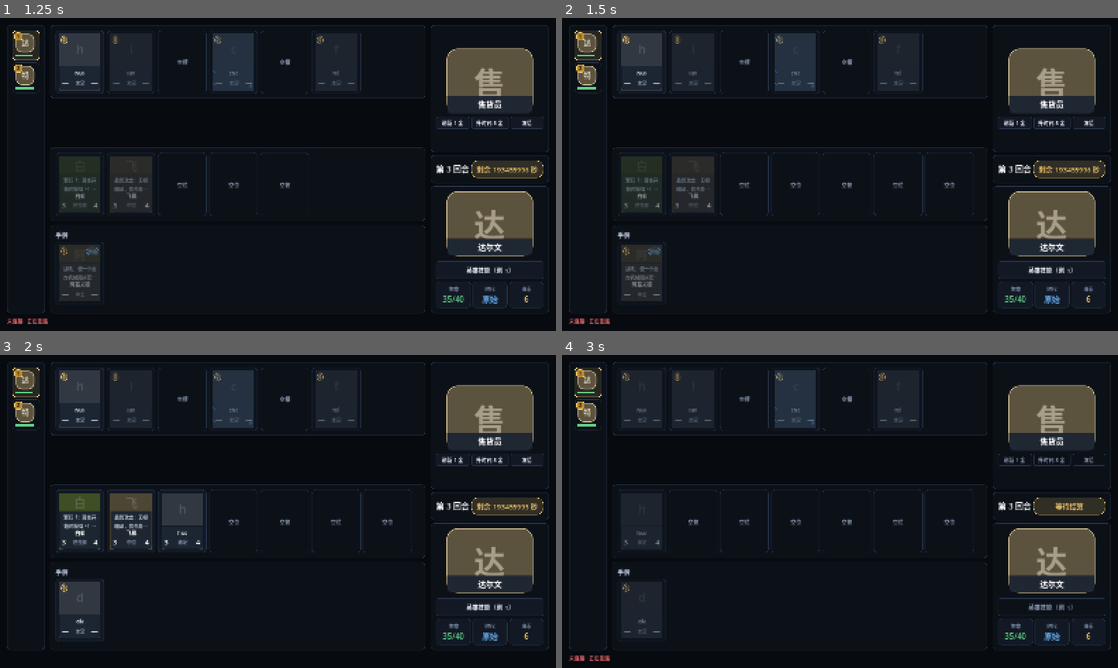
Above: before the commit, frames 1-4 (two rows, left to right).
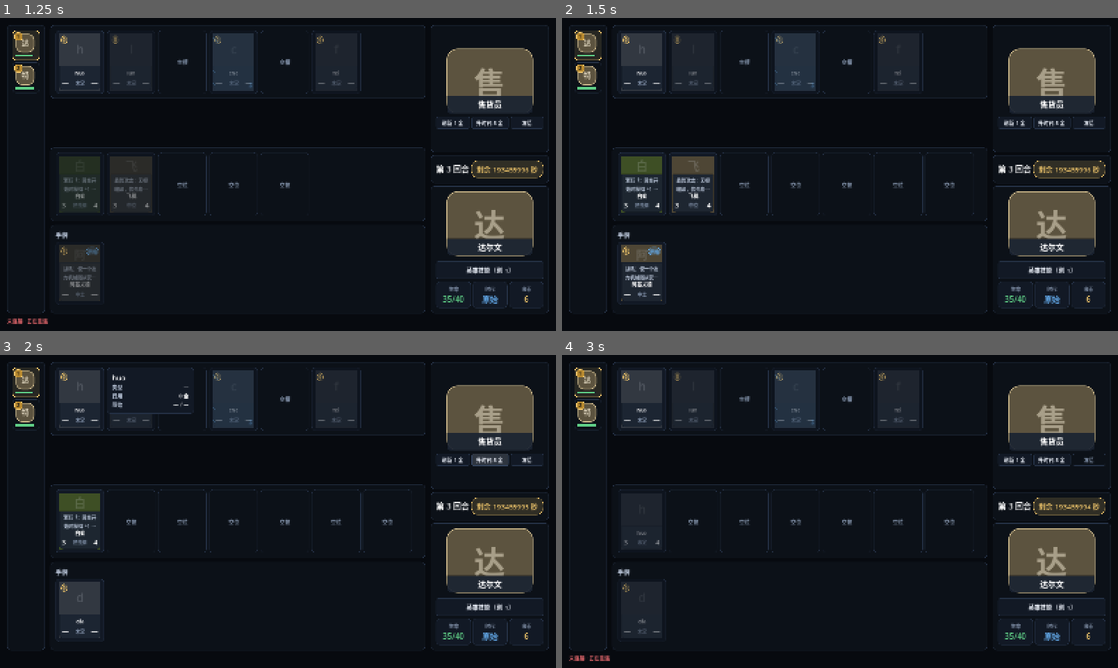
Above: after the commit, the same moments.

Repository: gaoddy/civilization
Game: Godot game, scene res://tests/ui_smoke.tscn
Same seed, same stepped clock (60 frames per second), same inputs: the game is played once before the commit and once after it. This scene is started directly instead of the project's main scene.
Inputs (mouse positions are in pixels of both pictures, inside the frame that each line leads up to):
- Up to frame 1 (1.25 s): click "刷新 1 金" at 0.5 s
- Up to frame 2 (1.5 s): click "升时代 5 金" at 1.25 s
- Up to frame 3 (2 s): no input
- Up to frame 4 (3 s): click "冻结" at 2 s; tap Enter at 2.75 s; move the mouse to (962, 495) at 2.77 s; click (962, 495) at 2.92 s

Frame 1 is identical in both runs. In frame 2, 2.0% of the frame differs, in the area x 1-28%, y 44-98%; in frame 3, 3.0%, in the area x 19-92%, y 4-63%; in frame 4, 0.5%.

Commit message:
feat(client): 棋盘与战斗卡显示潜行标识
潜行状态（MinionView.stealth / BoardMinion.stealth）此前没有客户端消费。
卡面右上角标行新增「潜」状态胶囊，与金色★分列两端；招募棋盘与战斗
回放共用同一卡面。补无头冒烟用例覆盖有/无潜行两种卡。

Co-Authored-By: Claude Code <noreply@anthropic.com>

Diff:
--- a/client/scenes/game_card_face.gd
+++ b/client/scenes/game_card_face.gd
@@ -12,7 +12,8 @@
 
 ## 统一卡面：封面铺满整卡，左上费用、右上时代，底部信息区依次为介绍（最多
 ## 两行）、居中名称与「攻击 · 类型 · 生命」。`cost_text`/`era_text` 为空时
-## 不渲染角标；`frozen` 为真时盖整卡蒙层、叠冰晶并保留右下「冻」字。
+## 不渲染角标；`stealth` 为真时在角标行右侧追加潜行状态标识；`frozen` 为真时
+## 盖整卡蒙层、叠冰晶并保留右下「冻」字。
 ## 所有子节点忽略鼠标，点击与悬停由外层卡片决定。
 static func face(
     card_id: String,
@@ -23,6 +24,7 @@
     cost_text := "",
     era_text := "",
     frozen := false,
+    stealth := false,
 ) -> Control:
     var entry := CardDB.card(card_id)
     var desc_text := CardDB.display_text(card_id)
@@ -52,15 +54,8 @@
     watermark.mouse_filter = Control.MOUSE_FILTER_IGNORE
     face_node.add_child(watermark)
 
-    if cost_text != "" or era_text != "":
-        _add_corner_badges(face_node, cost_text, era_text, badge_text)
-    elif badge_text != "":
-        var badge := UI.pill_label(badge_text, "accent", "font-caption")
-        badge.name = "CardBadge"
-        badge.set_anchors_preset(Control.PRESET_TOP_LEFT)
-        badge.position = Vector2(UITheme.space("space-xs"), UITheme.space("space-xs"))
-        badge.mouse_filter = Control.MOUSE_FILTER_IGNORE
-        face_node.add_child(badge)
+    if cost_text != "" or era_text != "" or badge_text != "" or stealth:
+        _add_corner_badges(face_node, cost_text, era_text, badge_text, stealth)
 
     var info := UI.card_panel("cover-info")
     info.name = "CardInfo"
@@ -134,12 +129,14 @@
     return face_node
 
 
-## 左上费用与右上时代的角标行；窄卡上左右贴边、互不重叠。
+## 左上费用、金色/奖励角标与右上时代的角标行；窄卡上左右贴边、互不重叠。
+## 潜行状态标识放在右侧时代角标之前，与金色角标分列两端。
 static func _add_corner_badges(
     face_node: Control,
     cost_text: String,
     era_text: String,
     badge_text: String,
+    stealth := false,
 ) -> void:
     var margin := UITheme.space("space-xs")
     var row := HBoxContainer.new()
@@ -166,6 +163,13 @@
     spacer.mouse_filter = Control.MOUSE_FILTER_IGNORE
     spacer.size_flags_horizontal = Control.SIZE_EXPAND_FILL
     row.add_child(spacer)
+
+    if stealth:
+        var stealth_badge := _corner_badge(
+            TranslationServer.translate("ui.game.card.stealth_glyph"), "info"
+        )
+        stealth_badge.name = "StealthBadge"
+        row.add_child(stealth_badge)
 
     if era_text != "":
         var era := _corner_badge(era_text, "info")
@@ -258,6 +262,10 @@
         stat_text(minion.get("health")),
         playstyle_text(entry),
         "★" if bool(minion.get("golden", false)) else "",
+        "",
+        "",
+        false,
+        bool(minion.get("stealth", false)),
     ))
     return panel
 
--- a/client/scenes/game_recruit_view.gd
+++ b/client/scenes/game_recruit_view.gd
@@ -160,6 +160,10 @@
         GameCardFace.stat_text(minion.get("health")),
         GameCardFace.playstyle_text(entry),
         "★" if bool(minion.get("golden", false)) else "",
+        "",
+        "",
+        false,
+        bool(minion.get("stealth", false)),
     ))
 
     if detail != null:
--- a/client/tests/fixture.gd
+++ b/client/tests/fixture.gd
@@ -312,6 +312,7 @@
         "attack": 3,
         "health": 4,
         "keywords": [],
+        "stealth": false,
         "sellable": true,
     }
 
--- a/client/tests/ui_smoke.gd
+++ b/client/tests/ui_smoke.gd
@@ -22,6 +22,7 @@
     await _check_hand_hover_overlap_strip()
     await _check_hand_hover_in_combat()
     await _check_board_capacity_from_view()
+    await _check_board_stealth_badge()
     await _check_combat_layout()
     await _check_hand_drag_emits_position()
     await _check_hand_drag_cursor_rule()
@@ -1112,6 +1113,40 @@
     # 存活序列此时是 mi_1、mi_2；rank 1 应插在 mi_2 之前，即向量下标 2
     # （mi_0 的阵亡条目仍占向量下标 0）。
     _expect(ids == ["mi_0", "mi_1", "mi_9", "mi_2"], "召唤应按存活下标插入，实际顺序 %s" % [ids])
+
+
+## 潜行随从在棋盘卡上显示状态标识；未潜行的随从没有该标识。
+func _check_board_stealth_badge() -> void:
+    GameStore.player_id = "p0"
+    GameStore.phase = "Recruit"
+    GameStore.turn = 3
+    GameStore.deadline = "2030-01-01T00:00:00Z"
+    var view: Dictionary = FixtureScript.view()
+    var stealth_minion: Dictionary = FixtureScript.board_minion("mi_1", "baiyi", 0)
+    stealth_minion["stealth"] = true
+    view["self"]["board"] = [
+        stealth_minion,
+        FixtureScript.board_minion("mi_2", "airplane", 1),
+    ]
+    view["self"]["hand"] = []
+    GameStore.view = view
+    var instance := await _check_scene("res://scenes/game.tscn", false)
+    if instance == null:
+        return
+    var stealth_card = instance.find_child("BoardMinion0", true, false)
+    var plain_card = instance.find_child("BoardMinion1", true, false)
+    var badge = stealth_card.find_child("StealthBadge", true, false) if stealth_card != null else null
+    _expect(badge != null, "潜行随从应显示潜行标识")
+    if badge != null:
+        _expect(badge.text == "潜", "潜行标识文案应为「潜」，实为 %s" % badge.text)
+    _expect(
+        plain_card != null and plain_card.find_child("StealthBadge", true, false) == null,
+        "未潜行随从不应显示潜行标识"
+    )
+    instance.queue_free()
+    await get_tree().process_frame
+    GameStore.view = {}
+    GameStore.turn = 1
 
 
 ## 回合号不匹配时（`CombatResult` 属于上一回合），不展示旧战报也不播演示。
--- a/client/text/zh_CN.csv
+++ b/client/text/zh_CN.csv
@@ -1158,6 +1158,7 @@
 token.worker-bee-token-2.name,工蜂
 ui.common.no_hero,未选英雄
 ui.game.card.freeze_glyph,冻
+ui.game.card.stealth_glyph,潜
 ui.game.combat.banner,%s%s · 伤害 %d · 我方 %d vs 对手 %d
 ui.game.combat.draw,平局
 ui.game.combat.ghost_suffix,（幽灵）
